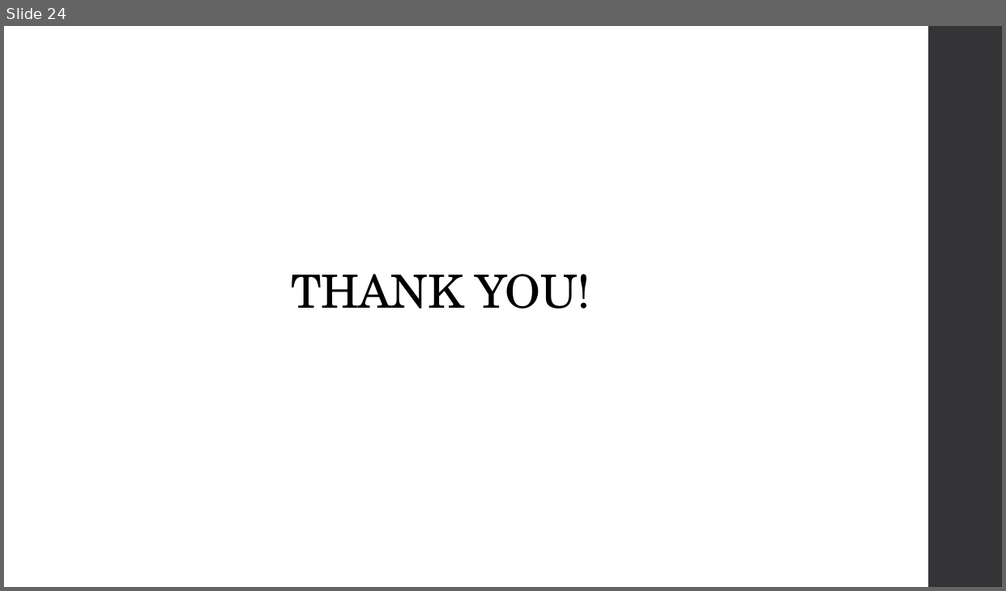
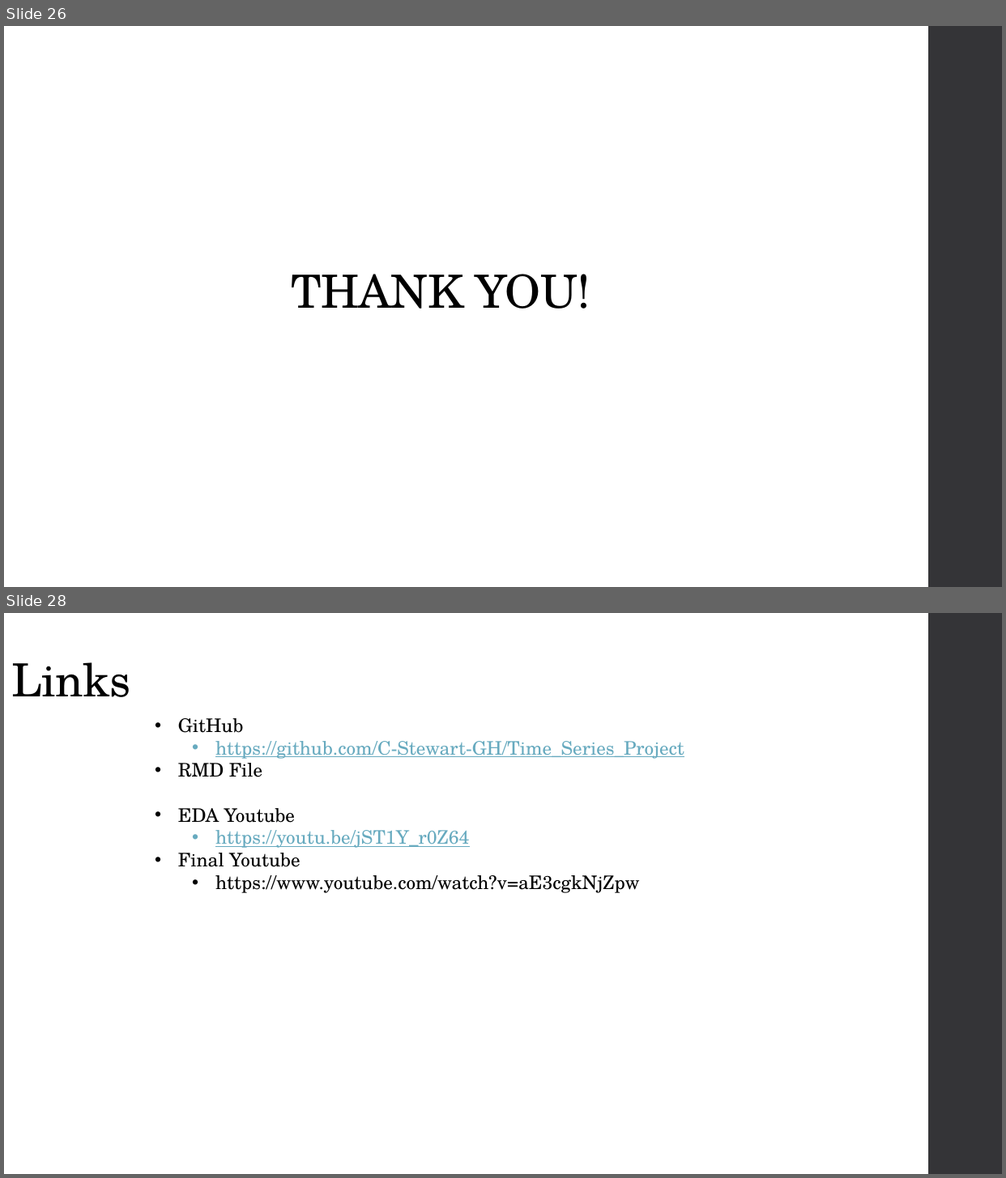
Before and after one commit to C-Stewart-GH/Forecasting_Texas_Covid_Case_Count, a slide deck: PPT_Files/Cameron_PartB_Slides.pptx. Shown one above the other, each under a label of ours: slide 24 before the commit, slides 26 and 28 after it; the slides between them are not shown. The pictures are 1006x591 and 1006x1178 pixels, drawn with LibreOffice and Linux fonts; fonts in the diff are those of the drawing. Boxes give left, top, right and bottom in pixels: in the first picture for what was removed or moved away, otherwise in the second. Text is boxed around its words. In the diff, an @@ line names an element or a change of style, - is before the commit and + after.

```diff
--- a/PPT_Files/Cameron_PartB_Slides.pptx
+++ b/PPT_Files/Cameron_PartB_Slides.pptx
@@ slide 28 added at box(4, 613, 1002, 1174), background #FFFFFF; not listed: 1 template element that a slide beside it also shows @@
@@ title added at box(11, 662, 130, 697), 44 pt, text #000000 @@
+Links
@@ text added at box(178, 718, 684, 893), 18 pt, text #67AABF, underline @@
+• GitHub
+  • https://github.com/C-Stewart-GH/Time_Series_Project
+• RMD File
+• EDA Youtube
+  • https://youtu.be/jST1Y_r0Z64
+• Final Youtube
+  • https://www.youtube.com/watch?v=aE3cgkNjZpw
@@ what was slide 24 is now slide 26 @@
```
Also in this commit, not shown: 5 slides changed, 6 other slides added, 4 slides removed, 5 other files.
